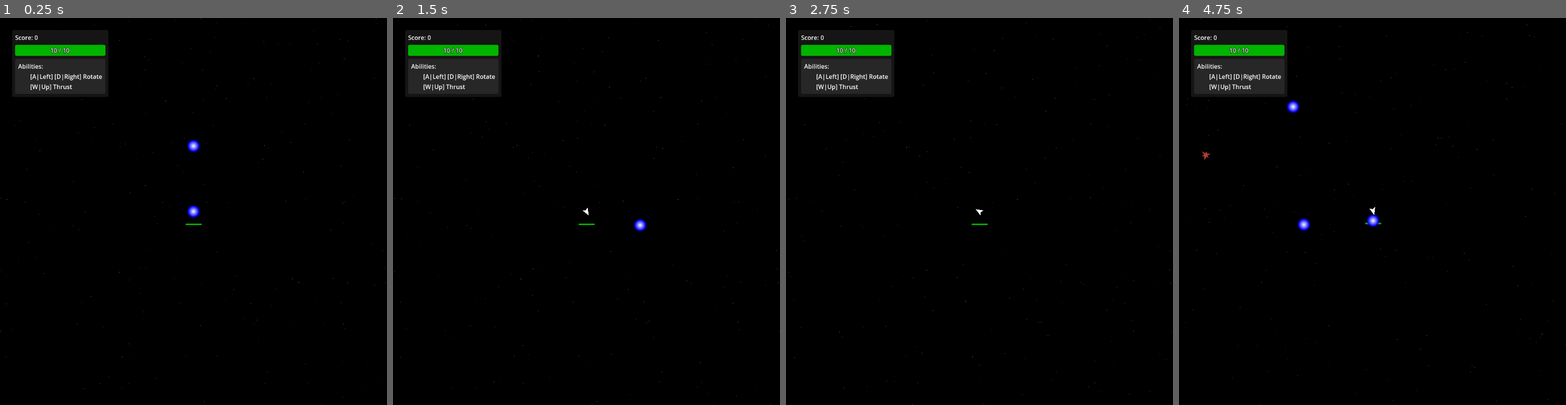
Above: before the commit, frames 1-4 (left to right).
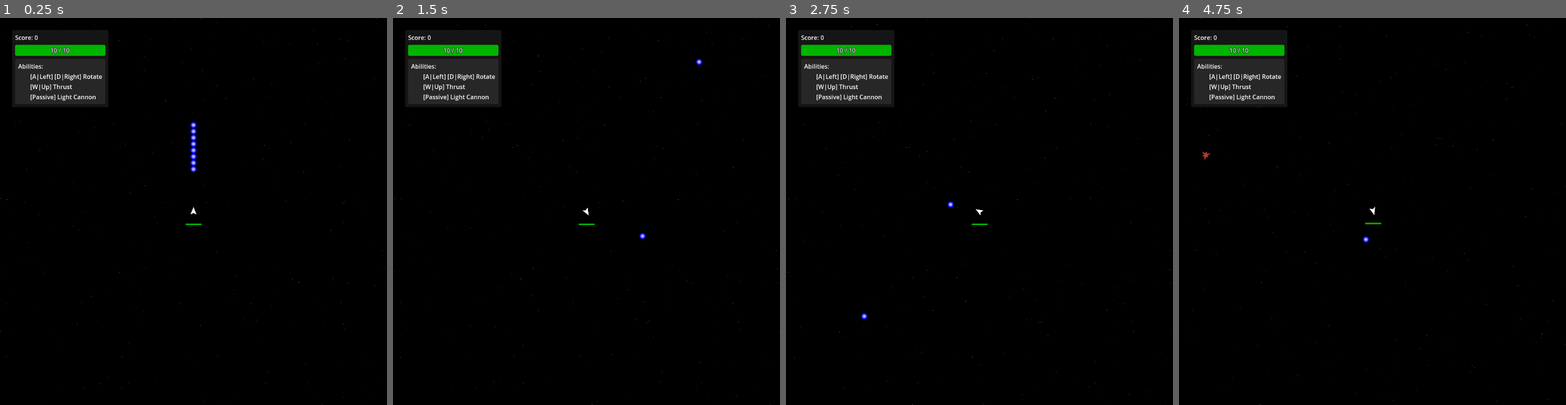
Above: after the commit, the same moments.

Repository: Trantarius/ArcadeGame
Game: Godot game, scene res://main.tscn
Same seed, same stepped clock (60 frames per second), same inputs: the game is played once before the commit and once after it.
Inputs (mouse positions are in pixels of both pictures, inside the frame that each line leads up to):
- Up to frame 1 (0.25 s): no input
- Up to frame 2 (1.5 s): move the mouse to (671, 192) at 0.52 s; hold D (right) 0.53-1.28 s; hold Space (shoot) 0.53-1.28 s; move the mouse to (509, 230) at 1.27 s; hold A (left) from 1.28 s (still down); tap Space (shoot) at 1.35 s
- Up to frame 3 (2.75 s): move the mouse to (1018, 126) at 2.02 s; release A (left) at 2.03 s; hold D (right) from 2.03 s (still down); hold Space (shoot) from 2.03 s (still down)
- Up to frame 4 (4.75 s): move the mouse to (1353, 288) at 2.77 s; release D (right) at 2.78 s; release Space (shoot) at 2.78 s; hold W (forward) 2.78-3.53 s; tap Space (shoot) at 2.85, 4.35 s; move the mouse to (1488, 269) at 3.52 s; hold Space (shoot) 3.53-4.28 s; hold A (left) from 3.53 s (still down); move the mouse to (1256, 153) at 4.27 s

The runs differ from the first frame. In frame 1, 0.8% of the frame differs, in the area x 3-52%, y 19-52%; in frame 2, 0.6%; in frame 3, 0.5%; in frame 4, 0.8%.

Commit message:
light cannon weapon

Diff:
--- a/Projectile.gd
+++ b/Projectile.gd
@@ -7,13 +7,6 @@
 @export_group('Damage','damage_')
 @export var damage_amount:float = 1
 @export var damage_silent:bool = false
-
-enum{
-	VELOCITY,
-	NORMAL
-}
-
-@export_enum("Velocity:0","Normal") var damage_direction:int
 
 var source:Actor
 var linear_velocity:Vector2:
@@ -47,6 +40,7 @@
 			damage.position = collision.get_position()
 			damage.direction = linear_velocity.normalized()
 			damage.velocity = (damage.target.linear_velocity + linear_velocity)/2
+			damage.silent = damage_silent
 			damage_dealt.emit(damage)
 			damage.target.take_damage(damage)
 		hit.emit(collision)
--- /dev/null
+++ b/abilities/WeaponAbility.gd
@@ -0,0 +1,32 @@
+class_name WeaponAbility
+extends PlayerAbility
+
+## Number of times [signal fire] is emitted per second.
+@export var fire_rate:float = 3
+
+## Damage per projectile (interpretation is up to subclass).
+@export var damage_amount:float = 1
+
+## Projectiles per shot (interpretation is up to subclass).
+@export var projectile_count:float = 1
+
+## Initial speed of projectiles (interpretation is up to subclass).
+@export var projectile_speed:float = 600
+
+## Radius of projectiles (interpretation is up to subclass).
+@export var projectile_size:float = 16
+
+var fire_timer:CountdownTimer = CountdownTimer.new()
+
+signal fire
+
+func _init()->void:
+	activated.connect(_weapon_ability_activate)
+
+func _weapon_ability_activate()->void:
+	fire_timer.time = 1.0/fire_rate
+
+func _process(_delta: float) -> void:
+	if(fire_timer.time<0 && is_active):
+		fire.emit()
+		fire_timer.time += 1.0/fire_rate
--- /dev/null
+++ b/abilities/light_cannon/light_cannon.gd
@@ -0,0 +1,20 @@
+extends WeaponAbility
+
+## Angle (in degrees) between simultaneous projectiles (if there are multiple)
+@export var spread_per_projectile:float = 15
+
+func _on_fire() -> void:
+	var bullet_count:int = max(1,floori(projectile_count))
+	var spread:float = deg_to_rad(spread_per_projectile * (bullet_count-1))
+
+	for n:int in range(floori(projectile_count)):
+		var bullet:Projectile = preload("res://abilities/light_cannon/light_cannon_projectile.tscn").instantiate()
+		bullet.position = get_parent().get_muzzle_position()
+
+		var fire_dir:Vector2 = get_parent().get_muzzle_direction().rotated(spread/2 - n*spread/max(1,bullet_count-1))
+
+		bullet.linear_velocity = projectile_speed * fire_dir + get_parent().linear_velocity
+		bullet.source = get_parent()
+		bullet.damage_amount = damage_amount
+		bullet.scale = Vector2.ONE * projectile_size/8
+		get_parent().get_parent().add_child(bullet)
--- /dev/null
+++ b/abilities/light_cannon/light_cannon.tscn
@@ -0,0 +1,22 @@
+[gd_scene load_steps=3 format=3 uid="uid://d3ek2vmqvfst3"]
+
+[ext_resource type="Script" path="res://abilities/light_cannon/light_cannon.gd" id="1_i0mqr"]
+[ext_resource type="Texture2D" uid="uid://bqutew3hdet82" path="res://abilities/light_cannon/light_cannon_icon.png" id="2_p5xmy"]
+
+[node name="LightCannon" type="Node"]
+script = ExtResource("1_i0mqr")
+projectile_speed = 1000.0
+projectile_size = 8.0
+ability_name = &"Light Cannon"
+texture = ExtResource("2_p5xmy")
+type = "Weapon"
+description = "Fires low damage, high velocity projectiles at a moderate rate. An all-around decent weapon, but could use an upgrade.
+
+Damage: {property damage_amount}
+Fire Rate: {property fire_rate}
+Projectile Count: {property projectile_count}
+Projectile Speed: {property projectile_speed}
+Projectile Size: {property projectile_size}"
+mod_name = &"weapon"
+
+[connection signal="fire" from="." to="." method="_on_fire"]
--- /dev/null
+++ b/abilities/light_cannon/light_cannon_pickup.tscn
@@ -0,0 +1,26 @@
+[gd_scene load_steps=6 format=3 uid="uid://cfy8pkp2n4b8d"]
+
+[ext_resource type="Script" path="res://abilities/AbilityPickup.gd" id="1_k7xh0"]
+[ext_resource type="PackedScene" uid="uid://d3ek2vmqvfst3" path="res://abilities/light_cannon/light_cannon.tscn" id="2_gpj1n"]
+[ext_resource type="Script" path="res://Interpolator.gd" id="3_okjrc"]
+[ext_resource type="Texture2D" uid="uid://bqutew3hdet82" path="res://abilities/light_cannon/light_cannon_icon.png" id="4_0nbbi"]
+
+[sub_resource type="RectangleShape2D" id="RectangleShape2D_mo1ov"]
+size = Vector2(32, 32)
+
+[node name="LightCannonPickup" type="RigidBody2D"]
+collision_layer = 8
+collision_mask = 3
+script = ExtResource("1_k7xh0")
+ability_scene = ExtResource("2_gpj1n")
+value = 10.0
+
+[node name="CollisionShape2D" type="CollisionShape2D" parent="."]
+shape = SubResource("RectangleShape2D_mo1ov")
+
+[node name="Interpolator" type="Node2D" parent="."]
+script = ExtResource("3_okjrc")
+
+[node name="Sprite2D" type="Sprite2D" parent="Interpolator"]
+scale = Vector2(0.125, 0.125)
+texture = ExtResource("4_0nbbi")
--- /dev/null
+++ b/abilities/light_cannon/light_cannon_projectile.tscn
@@ -0,0 +1,35 @@
+[gd_scene load_steps=6 format=3 uid="uid://bqh75ayxlavl6"]
+
+[ext_resource type="Script" path="res://Projectile.gd" id="1_cqn71"]
+[ext_resource type="Script" path="res://Interpolator.gd" id="2_8y106"]
+
+[sub_resource type="CircleShape2D" id="CircleShape2D_33omy"]
+radius = 8.0
+
+[sub_resource type="Gradient" id="Gradient_v04mo"]
+offsets = PackedFloat32Array(0, 0.8, 1)
+colors = PackedColorArray(1, 1, 1, 1, 0, 0, 1, 1, 0, 0, 1, 0)
+
+[sub_resource type="GradientTexture2D" id="GradientTexture2D_y6rjq"]
+gradient = SubResource("Gradient_v04mo")
+width = 19
+height = 19
+fill = 1
+fill_from = Vector2(0.5, 0.5)
+fill_to = Vector2(0.5, 0)
+
+[node name="LightCannonProjectile" type="AnimatableBody2D"]
+collision_layer = 0
+collision_mask = 5
+sync_to_physics = false
+script = ExtResource("1_cqn71")
+
+[node name="CollisionShape2D" type="CollisionShape2D" parent="."]
+visible = false
+shape = SubResource("CircleShape2D_33omy")
+
+[node name="Interpolator" type="Node2D" parent="."]
+script = ExtResource("2_8y106")
+
+[node name="Sprite2D" type="Sprite2D" parent="Interpolator"]
+texture = SubResource("GradientTexture2D_y6rjq")
--- a/main.tscn
+++ b/main.tscn
@@ -14,6 +14,7 @@
 [ext_resource type="Script" path="res://HealthBarSpawner.gd" id="11_bnywn"]
 [ext_resource type="PackedScene" uid="uid://7fxmn5qcukpx" path="res://abilities/handbrake/handbrake_pickup.tscn" id="11_oynry"]
 [ext_resource type="PackedScene" uid="uid://dj3sihx7v1ip0" path="res://abilities/sidestep/sidestep_pickup.tscn" id="12_gm13v"]
+[ext_resource type="PackedScene" uid="uid://cfy8pkp2n4b8d" path="res://abilities/light_cannon/light_cannon_pickup.tscn" id="13_nrt7w"]
 
 [node name="Main" type="Node"]
 
@@ -37,7 +38,7 @@
 [node name="PickupSpawner" type="Node" parent="."]
 script = ExtResource("6_0lnqi")
 global_drop_rate_multiplier = 2.0
-pickup_list = Array[PackedScene]([ExtResource("6_h8vvy"), ExtResource("9_tblqw"), ExtResource("11_oynry"), ExtResource("12_gm13v")])
+pickup_list = Array[PackedScene]([ExtResource("6_h8vvy"), ExtResource("9_tblqw"), ExtResource("11_oynry"), ExtResource("12_gm13v"), ExtResource("13_nrt7w")])
 
 [node name="HitNumberSpawner" type="Node" parent="."]
 script = ExtResource("10_mwqnm")
--- a/player/Player.gd
+++ b/player/Player.gd
@@ -1,10 +1,6 @@
 class_name Player
 extends Actor
 
-## Bullets shot per second while holding the 'shoot' button
-@export var fire_rate:float
-## Allows for continuous shooting without holding the 'shoot' button
-@export var auto_fire:bool
 ## Approximate radius at which to collect pickups
 @export var pickup_magnet:float = 256
 ## Total value of all enemies this player has killed
@@ -13,9 +9,15 @@
 		score=to
 		score_changed.emit(score)
 
-var shot_timer:CountdownTimer=CountdownTimer.new()
+signal score_changed(to:float)
 
-signal score_changed(to:float)
+func _ready()->void:
+	add_ability(load("res://abilities/light_cannon/light_cannon.tscn").instantiate())
+
+func get_muzzle_position()->Vector2:
+	return $Muzzle.global_position
+func get_muzzle_direction()->Vector2:
+	return Vector2.UP.rotated($Muzzle.global_rotation)
 
 var _add_ability_queue:Array[PlayerAbility]
 var _is_adding_ability:bool = false
@@ -78,17 +80,6 @@
 		linear_target = Vector2.ZERO
 		$Interpolator/RocketParticles.emitting=false
 
-	if((Input.is_action_pressed('shoot')!=auto_fire) && shot_timer.time<=0):
-		fire_bullet()
-		shot_timer.time = 1.0/fire_rate
-
-func fire_bullet()->void:
-	var bullet:Projectile = preload("res://player/bullet.tscn").instantiate()
-	bullet.position = position
-	bullet.linear_velocity = 800 * global_transform.basis_xform(Vector2.UP).normalized() + linear_velocity
-	bullet.source=self
-	get_parent().add_child(bullet)
-
 static func find_nearest_player(location:Vector2, max_dist:float=-1)->Player:
 	var players:Array[Node] = Engine.get_main_loop().get_nodes_in_group('Players')
 	var closest_player:Player = null
--- a/player/player.tscn
+++ b/player/player.tscn
@@ -65,13 +65,14 @@
 collision_layer = 2
 physics_material_override = SubResource("PhysicsMaterial_tuyrf")
 script = ExtResource("1_n287t")
-fire_rate = 5.0
-auto_fire = true
 max_linear_thrust = 256.0
 max_linear_speed = 800.0
 max_angular_thrust = 256.0
 max_angular_speed = 16.0
 angular_control_mode = 2
+
+[node name="Muzzle" type="Marker2D" parent="."]
+position = Vector2(0, -12)
 
 [node name="CollisionPolygon2D" type="CollisionPolygon2D" parent="."]
 polygon = PackedVector2Array(-8, 8, 0, -12, 8, 8, 0, 4)
@@ -101,11 +102,5 @@
 lifetime = 10.0
 preprocess = 10.0
 
-[node name="MovementAbilityTimer" type="Timer" parent="."]
-
-[node name="AttackAbilityTimer" type="Timer" parent="."]
-
-[node name="ShotTimer" type="Timer" parent="."]
-
 [connection signal="death" from="." to="." method="_on_death"]
 [connection signal="kill" from="." to="." method="_on_kill"]
Binary file added: abilities/light_cannon/light_cannon_icon.png
Not shown, added: abilities/light_cannon/light_cannon_icon.png.import
Not shown: 1 places in main.tscn that only renumber resources
Not shown, changed: blender/TempIcon.blend
